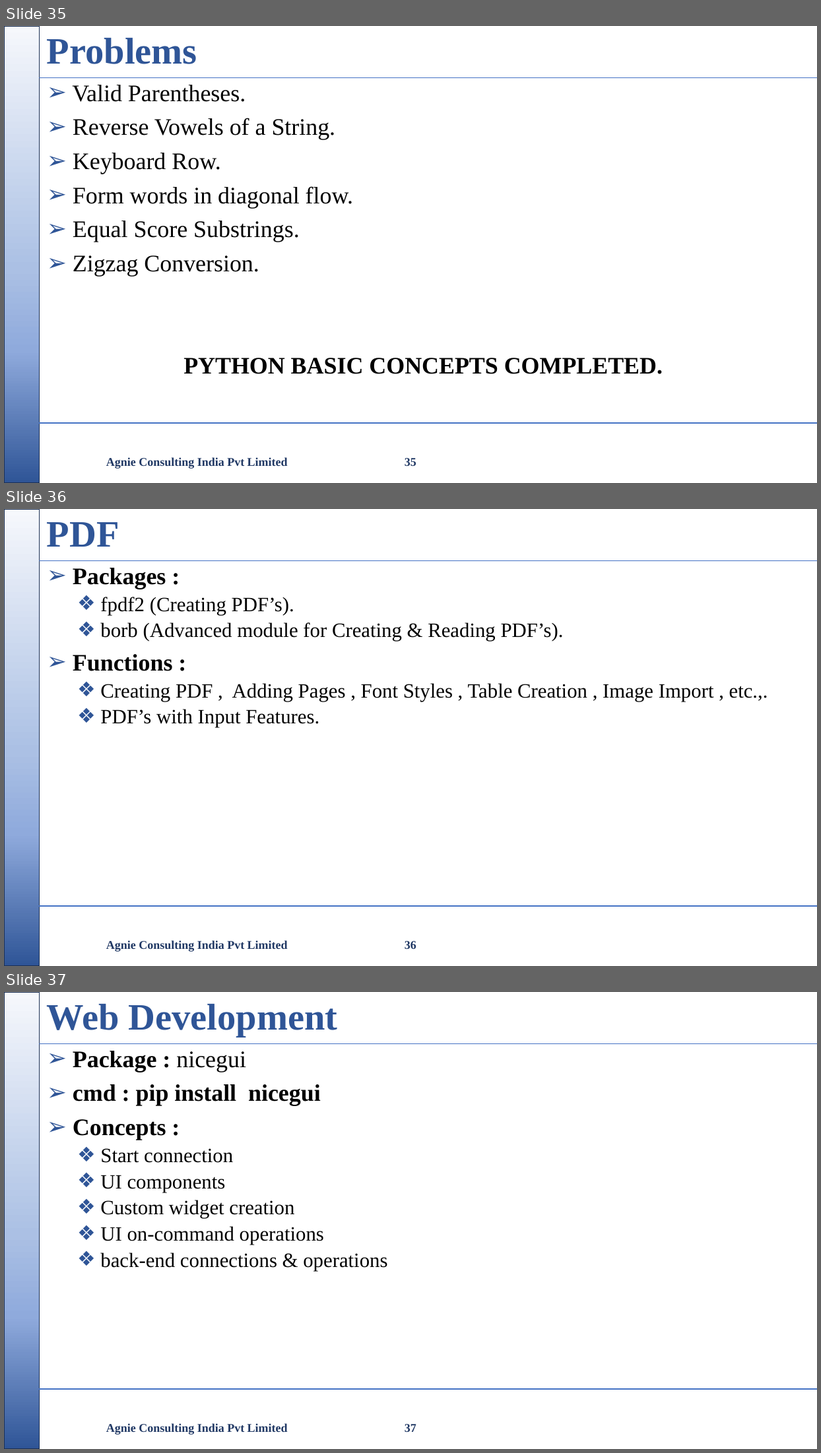
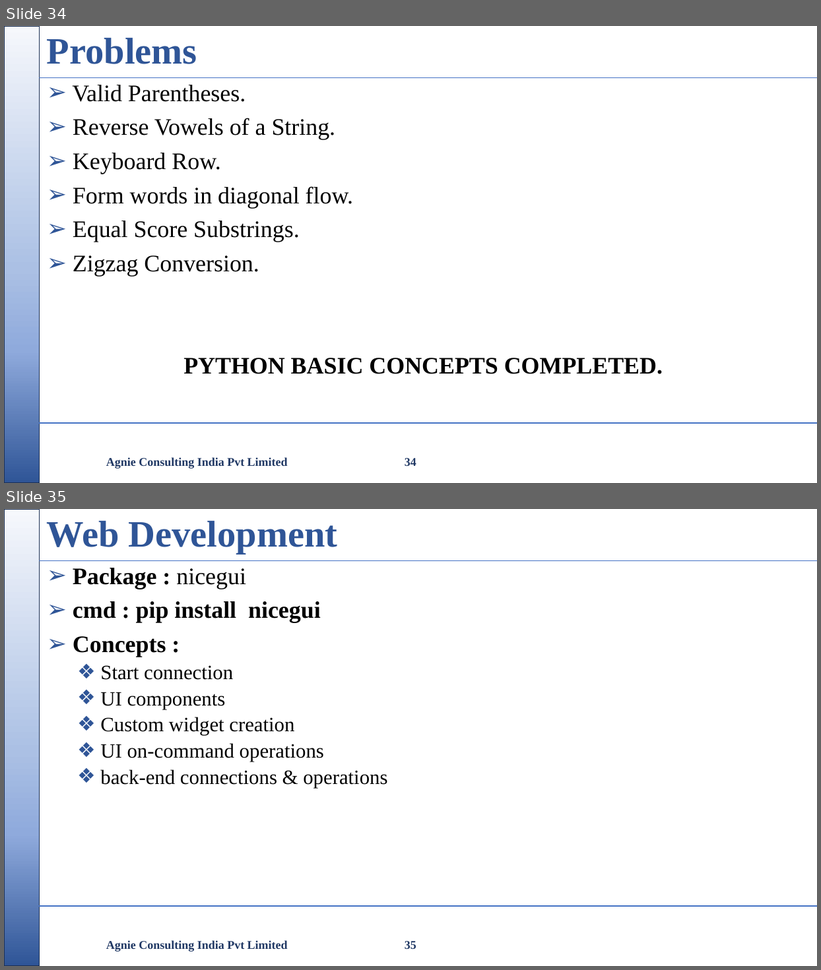
Before and after one commit to nikishdaniel1-del/Python-Cls, a slide deck: python class/Python Class.pptx. Shown one above the other, each under a label of ours: slides 35, 36 and 37 before the commit, slides 34 and 35 after it. The pictures are 821x1453 and 821x970 pixels, drawn with LibreOffice and Linux fonts; fonts in the diff are those of the drawing; background and template pictures are left out. Boxes give left, top, right and bottom in pixels: in the first picture for what was removed or moved away, otherwise in the second. Text is boxed around its words. In the diff, an @@ line names an element or a change of style, - is before the commit and + after.

```diff
--- a/python class/Python Class.pptx
+++ b/python class/Python Class.pptx
@@ slide 36 removed at <box>4,509,817,966</box>, background #FFFFFF; not listed: 3 template elements that a slide beside it also shows @@
@@ title removed at <box>47,522,120,547</box> @@
-PDF
@@ text removed at <box>73,568,768,727</box> @@
-➢ Packages :
-  ❖ fpdf2 (Creating PDF’s).
-  ❖ borb (Advanced module for Creating & Reading PDF’s).
-➢ Functions :
-  ❖ Creating PDF , Adding Pages , Font Styles , Table Creation , Image Import , etc.,.
-  ❖ PDF’s with Input Features.
@@ text removed at <box>106,941,288,952</box> @@
-Agnie Consulting India Pvt Limited
@@ page number removed at <box>405,941,416,949</box> @@
-36
@@ what was slide 35 is now slide 34 @@
@@ page number at <box>405,458,416,466</box>: text changed @@
-35
+34
@@ what was slide 37 is now slide 35 @@
@@ page number at <box>405,941,416,949</box>: text changed @@
-37
+35
```
Also in this commit, not shown: 1 slide changed, 3 other slides removed, 1 other file.
